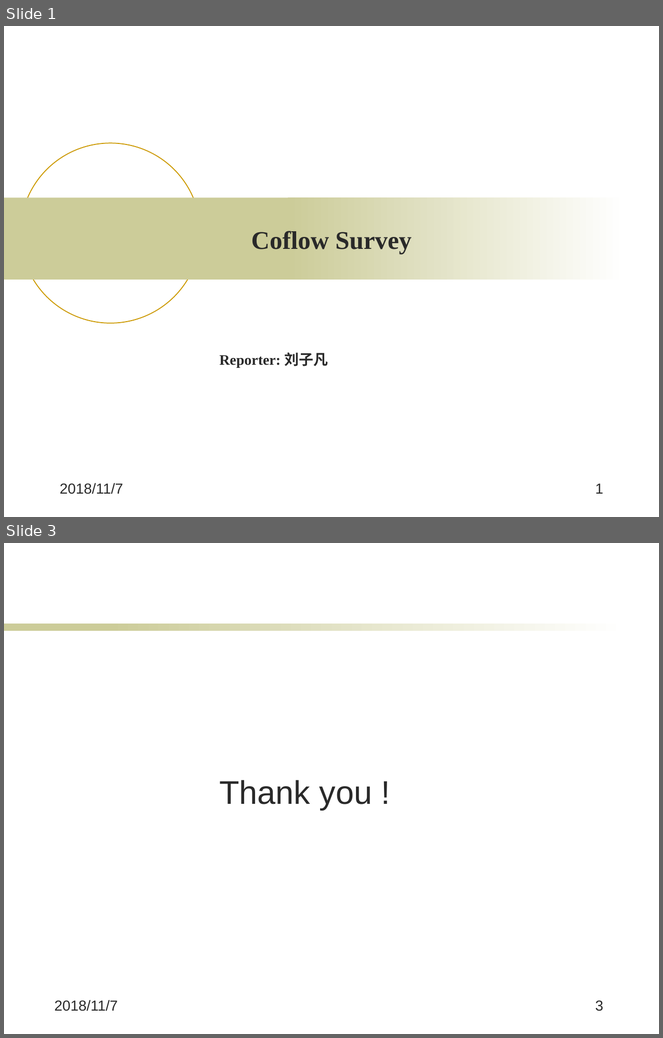
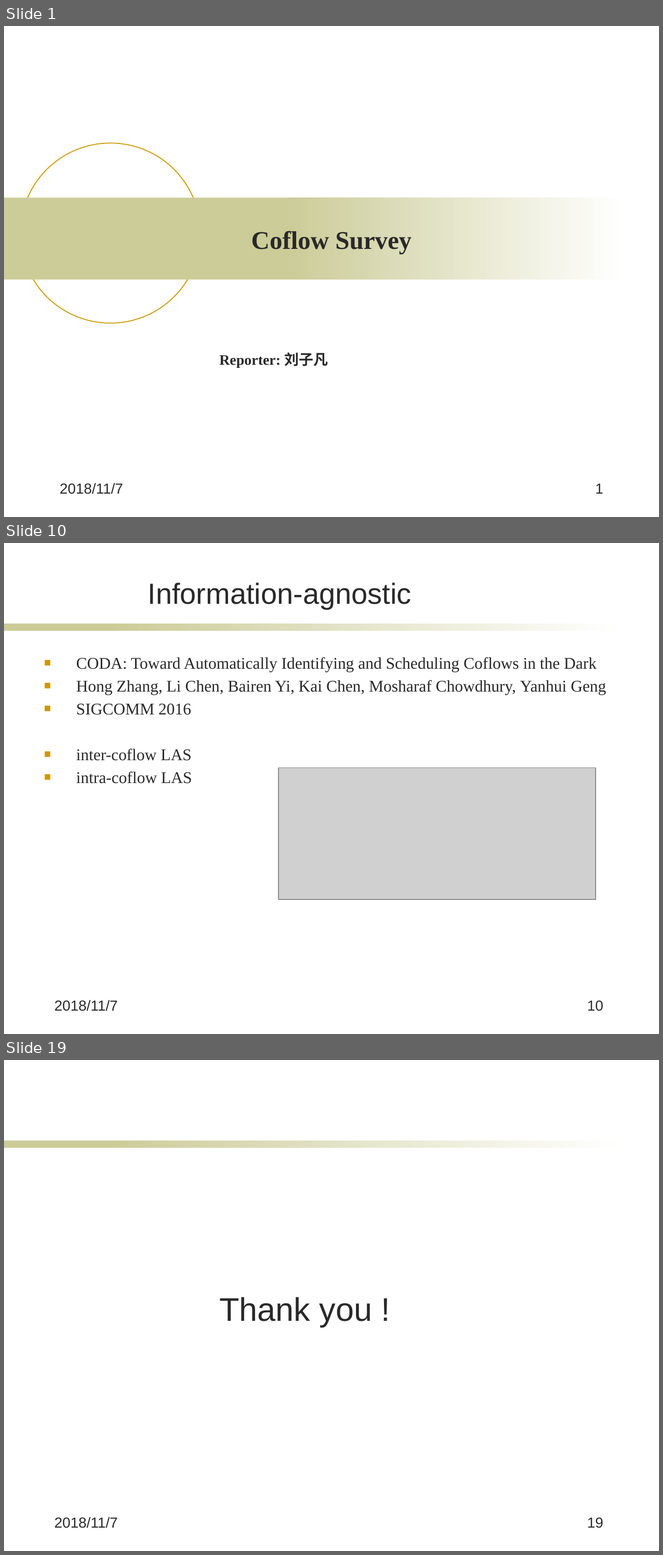
Before and after one commit to jkfhklh/papers-reading, a slide deck: 报告/coflow survey.pptx. Shown one above the other, each under a label of ours: slides 1 and 3 before the commit, slides 1, 10 and 19 after it; the slides between them are not shown. The pictures are 663x1038 and 663x1555 pixels, drawn with LibreOffice and Linux fonts; fonts in the diff are those of the drawing; grey boxes stand for pictures; background and template pictures are left out. Boxes give left, top, right and bottom in pixels: in the first picture for what was removed or moved away, otherwise in the second. Text is boxed around its words. In the diff, an @@ line names an element or a change of style, - is before the commit and + after.

```diff
--- a/报告/coflow survey.pptx
+++ b/报告/coflow survey.pptx
@@ slide 10 added at <box>4,543,659,1034</box>, background #FFFFFF; not listed: 2 template elements that a slide beside it also shows @@
@@ title added at <box>148,583,412,610</box>, 32 pt, text #292929 @@
+Information-agnostic
@@ text added at <box>76,657,606,784</box>, 18 pt, text #292929 @@
+■ CODA: Toward Automatically Identifying and Scheduling Coflows in the Dark
+■ Hong Zhang, Li Chen, Bairen Yi, Kai Chen, Mosharaf Chowdhury, Yanhui Geng
+■ SIGCOMM 2016
+■ inter-coflow LAS
+■ intra-coflow LAS
@@ picture added at <box>279,768,596,900</box> @@
@@ text added at <box>54,1000,118,1012</box>, 16 pt, text #292929 @@
+2018/11/7
@@ page number added at <box>587,1001,604,1012</box>, 16 pt, text #292929 @@
+10
@@ what was slide 3 is now slide 19 @@
@@ page number at <box>587,1518,604,1529</box>: text changed @@
-3
+19
```
Also in this commit, not shown: 1 slide changed, 15 other slides added, 2 other files.
